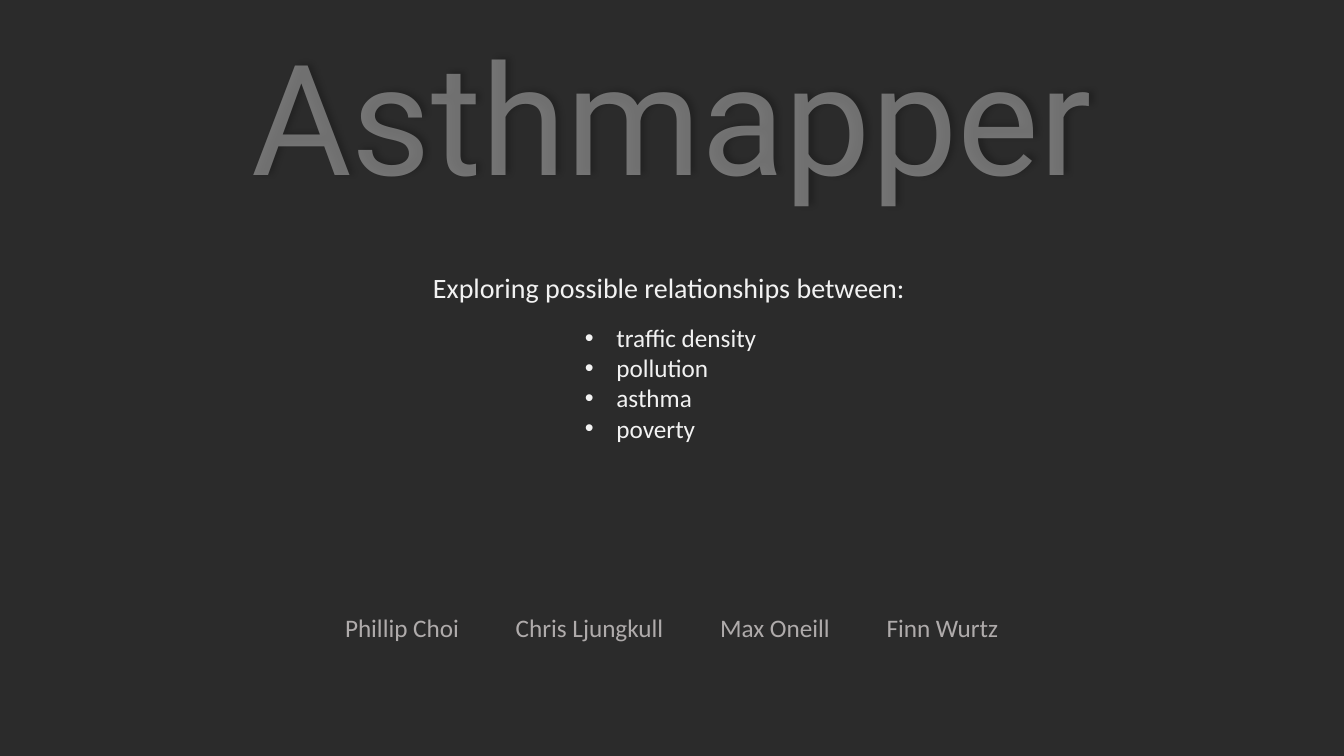
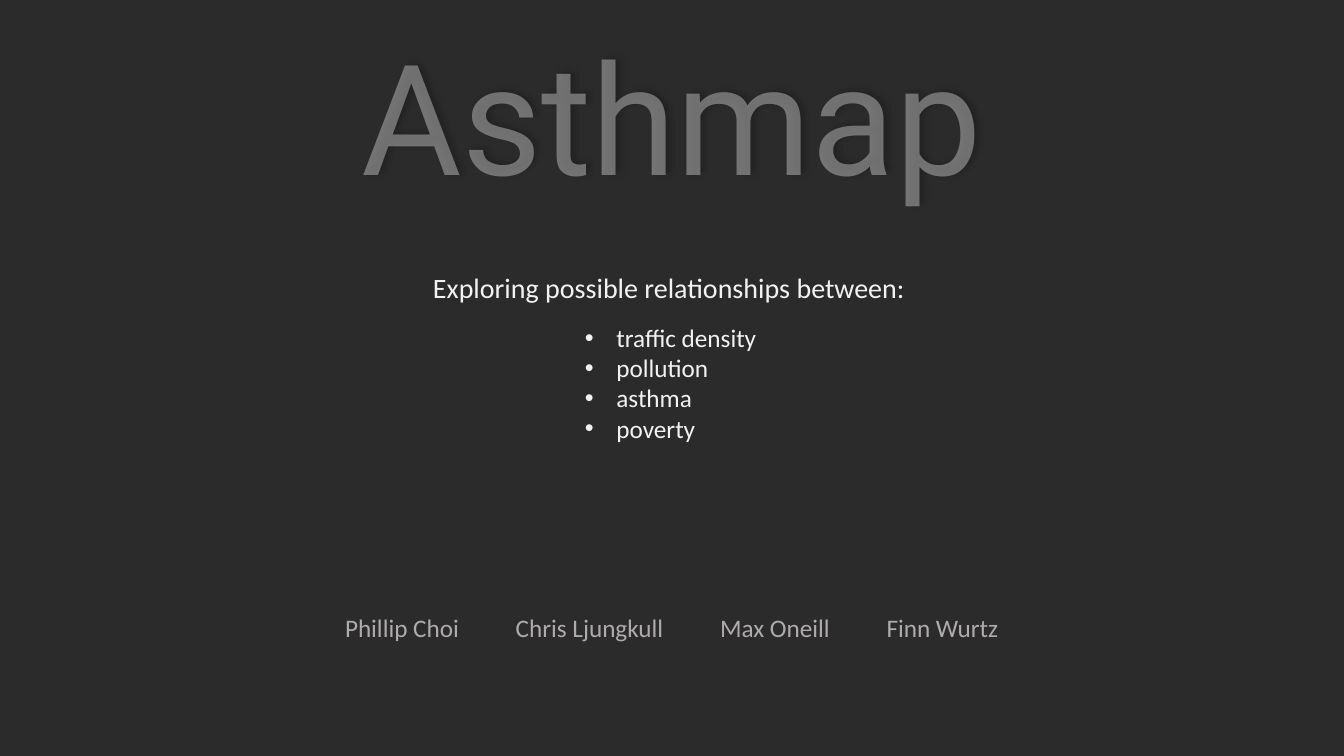
Before and after one commit to cljungkull/Project-2---CaliPolluts, a slide deck: slide 1 of presentation.pptx. Drawn at 1344x756 pixels with LibreOffice and Linux fonts; fonts in the diff are those of the drawing; background and template pictures are left out; a plain dark background stands for a picture behind light text. Boxes give left, top, right and bottom in pixels: in the first picture for what was removed or moved away, otherwise in the second. Text is boxed around its words. In the diff, an @@ line names an element or a change of style, - is before the commit and + after.

```diff
--- a/presentation.pptx
+++ b/presentation.pptx
@@ text at bbox=[362, 60, 982, 206]: text changed @@
-Asthmapper
+Asthmap
```
Also in this commit, not shown: 8 other slides changed.
